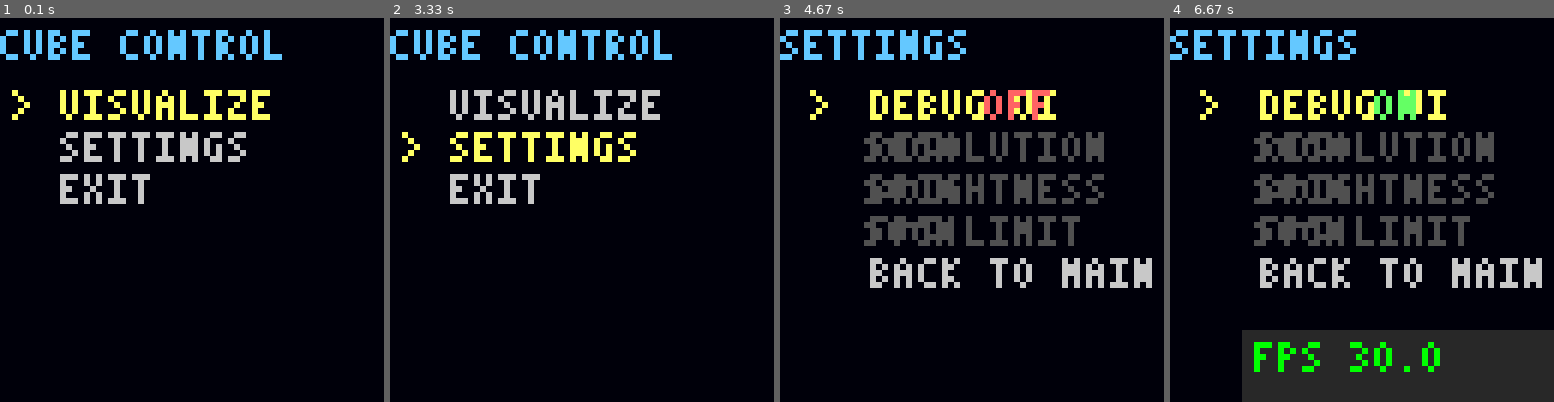
Above: before the commit, frames 1-4 (left to right).
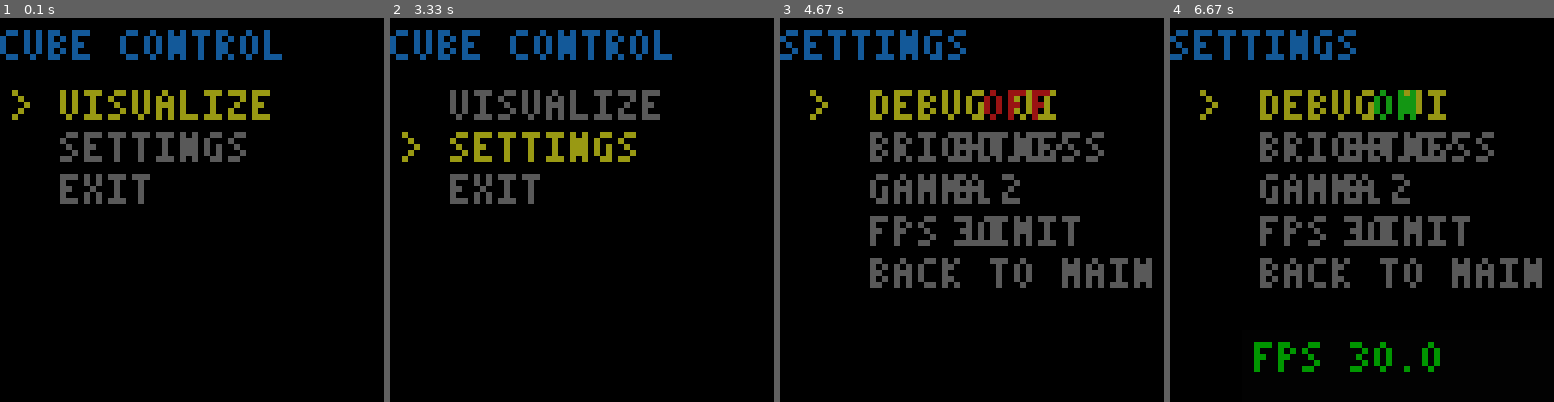
Above: after the commit, the same moments.

Repository: brodykellish/cube
Game: pygame game, started from cube_control.py
Two runs of this game, one before a commit and one after it. Both use one fixed random seed, a clock stepped at 60 frames per second and the inputs below.
Inputs:
- Up to frame 1 (0.1 s): no input
- Up to frame 2 (3.33 s): tap Enter every 0.33 s from 0.33 to 1.33 s; tap Esc at 2.67 s; tap Down at 3 s
- Up to frame 3 (4.67 s): tap Enter at 4.33 s
- Up to frame 4 (6.67 s): tap Down at 4.67 s; tap Left at 5, 5.82 s; tap Space at 5.33 s; tap Up at 5.73, 6.03 s; tap Enter at 6.5 s

The runs differ from the first frame. In frame 1, 6.9% of the frame differs, in the area x 0-74%, y 3-49%; in frame 2, 6.9%; in frame 3, 12%; in frame 4, 27%, in the area x 0-100%, y 3-100%.

Commit message:
Gamma, brightness controls

Diff:
--- a/cube_control.py
+++ b/cube_control.py
@@ -75,11 +75,29 @@
         help="Number of cube panels/faces (1-6, default: 6)"
     )
 
+    parser.add_argument(
+        "--brightness",
+        type=float,
+        default=60.0,
+        help="Default brightness percentage (1-90, default: 60)"
+    )
+
+    parser.add_argument(
+        "--gamma",
+        type=float,
+        default=2.2,
+        help="Default gamma correction value (0.5-3.0, default: 2.2)"
+    )
+
     args = parser.parse_args()
 
-    # Validate num-panels
+    # Validate arguments
     if args.num_panels < 1 or args.num_panels > 6:
         parser.error("--num-panels must be between 1 and 6")
+    if args.brightness < 1 or args.brightness > 90:
+        parser.error("--brightness must be between 1 and 90")
+    if args.gamma < 0.5 or args.gamma > 3.0:
+        parser.error("--gamma must be between 0.5 and 3.0")
 
     # Print startup banner
     print("=" * 60)
@@ -87,6 +105,8 @@
     print("=" * 60)
     print(f"Resolution: {args.width}×{args.height}")
     print(f"Target FPS: {args.fps}")
+    print(f"Default Brightness: {args.brightness}%")
+    print(f"Default Gamma: {args.gamma}")
     print("=" * 60)
     print()
 
@@ -99,7 +119,9 @@
             pinout=args.pinout,
             num_planes=args.num_planes,
             num_address_lines=args.num_address_lines,
-            num_panels=args.num_panels
+            num_panels=args.num_panels,
+            default_brightness=args.brightness,
+            default_gamma=args.gamma
         )
 
         controller.run()
--- a/src/cube/controller.py
+++ b/src/cube/controller.py
@@ -30,7 +30,8 @@
 class CubeController:
     """Main controller for cube menu system with layered display support."""
 
-    def __init__(self, width: int, height: int, fps: int = 30, num_panels: int = 6, **kwargs):
+    def __init__(self, width: int, height: int, fps: int = 30, num_panels: int = 6,
+                 default_brightness: float = 60.0, default_gamma: float = 2.2, **kwargs):
         """
         Initialize cube controller.
 
@@ -39,6 +40,8 @@
             height: Display height in pixels
             fps: Target frames per second
             num_panels: Number of cube panels/faces (1-6)
+            default_brightness: Default brightness percentage (1-90)
+            default_gamma: Default gamma correction value (0.5-3.0)
             **kwargs: Additional arguments passed to display backend
         """
         self.width = width
@@ -46,6 +49,8 @@
         self.target_fps = fps
         self.frame_time = 1.0 / fps
         self.num_panels = num_panels
+        self.default_brightness = default_brightness
+        self.default_gamma = default_gamma
 
         # Create display with 3 layers
         # Layer 0: Menu
@@ -68,6 +73,8 @@
         # Initialize settings (shared state)
         self.settings = {
             'debug_ui': False,  # Show FPS and debug info in shaders
+            'brightness': default_brightness,  # Default brightness
+            'gamma': default_gamma,  # Default gamma
         }
 
         # Initialize menu states
@@ -144,7 +151,9 @@
 
                     # Display volumetric framebuffer directly (bypasses layer system)
                     # Backend handles window resizing (pygame) or slicing (piomatter)
-                    self.display.show_framebuffer(combined_fb)
+                    brightness = self.settings.get('brightness', self.default_brightness)
+                    gamma = self.settings.get('gamma', self.default_gamma)
+                    self.display.show_framebuffer(combined_fb, brightness=brightness, gamma=gamma)
 
                 elif self.in_shader_mode:
                     # Shader mode input handling
@@ -183,7 +192,9 @@
                         self._render_debug_overlay()
 
                     # Display (layered backend handles compositing and rendering)
-                    self.display.show()
+                    brightness = self.settings.get('brightness', self.default_brightness)
+                    gamma = self.settings.get('gamma', self.default_gamma)
+                    self.display.show(brightness=brightness, gamma=gamma)
 
                 else:
                     # Menu mode input handling
@@ -211,12 +222,16 @@
                     if self.settings.get('debug_ui', False):
                         self._render_debug_overlay()
 
-                    self.display.show()
-
-                # Frame rate limiting
+                    brightness = self.settings.get('brightness', self.default_brightness)
+                    gamma = self.settings.get('gamma', self.default_gamma)
+                    self.display.show(brightness=brightness, gamma=gamma)
+
+                # Frame rate limiting (use setting if available)
+                target_fps = self.settings.get('fps_limit', self.target_fps)
+                target_frame_time = 1.0 / target_fps
                 frame_time = time.time() - frame_start
-                if frame_time < self.frame_time:
-                    time.sleep(self.frame_time - frame_time)
+                if frame_time < target_frame_time:
+                    time.sleep(target_frame_time - frame_time)
 
                 # Update FPS (unified for both menu and shader modes)
                 self.frame_count += 1
--- a/src/cube/display/display.py
+++ b/src/cube/display/display.py
@@ -137,18 +137,27 @@
 
         self.layers[index][:, :] = framebuffer
 
-    def show(self):
+    def show(self, brightness: float = 100.0, gamma: float = 1.0):
         """
         Composite layers and display to screen.
 
         This is the main display method that should be called each frame.
         Backend handles all compositing and display-specific logic.
+
+        Args:
+            brightness: Brightness percentage (1-100), default 100
+            gamma: Gamma correction value (0.5-3.0), default 1.0
         """
-        # Backend composites layers and displays
+        # Backend composites layers
         framebuffer = self.backend.compose_layers(self.layers)
+
+        # Apply brightness and gamma corrections
+        framebuffer = self.backend.apply_corrections(framebuffer, brightness, gamma)
+
+        # Display
         self.backend.show_framebuffer(framebuffer)
 
-    def show_framebuffer(self, framebuffer: np.ndarray):
+    def show_framebuffer(self, framebuffer: np.ndarray, brightness: float = 100.0, gamma: float = 1.0):
         """
         Display a complete framebuffer directly (bypassing layer system).
 
@@ -156,7 +165,13 @@
 
         Args:
             framebuffer: Complete framebuffer to display (any size)
+            brightness: Brightness percentage (1-100), default 100
+            gamma: Gamma correction value (0.5-3.0), default 1.0
         """
+        # Apply brightness and gamma corrections
+        framebuffer = self.backend.apply_corrections(framebuffer, brightness, gamma)
+
+        # Display
         self.backend.show_framebuffer(framebuffer)
 
     def handle_events(self) -> dict:
--- a/src/cube/display/display_backend.py
+++ b/src/cube/display/display_backend.py
@@ -46,6 +46,34 @@
 
             # Apply layer pixels where mask is True
             result = np.where(mask, layer, result)
+
+        return result
+
+    def apply_corrections(self, framebuffer: np.ndarray, brightness: float = 100.0, gamma: float = 1.0) -> np.ndarray:
+        """
+        Apply brightness and gamma corrections to framebuffer.
+
+        Args:
+            framebuffer: Input framebuffer
+            brightness: Brightness percentage (1-100)
+            gamma: Gamma correction value (0.5-3.0)
+
+        Returns:
+            Corrected framebuffer
+        """
+        # Convert to float for processing
+        result = framebuffer.astype(np.float32)
+
+        # Apply gamma correction
+        if gamma != 1.0:
+            result = np.power(result / 255.0, gamma) * 255.0
+
+        # Apply brightness scaling
+        if brightness != 100.0:
+            result = result * (brightness / 100.0)
+
+        # Clamp to valid range and convert back to uint8
+        result = np.clip(result, 0, 255).astype(np.uint8)
 
         return result
 
--- a/src/cube/menu/menu_states.py
+++ b/src/cube/menu/menu_states.py
@@ -43,7 +43,7 @@
 
     def render(self, renderer: MenuRenderer):
         """Render main menu."""
-        renderer.clear((0, 0, 10))  # Dark blue background
+        renderer.clear((0, 0, 0))  # black background
 
         # Use fixed scale to ensure text fits on all resolutions
         scale = 1
@@ -111,7 +111,7 @@
 
     def render(self, renderer: MenuRenderer):
         """Render shader browser."""
-        renderer.clear((0, 0, 10))  # Dark blue background
+        renderer.clear((0, 0, 0))  # black background
 
         # Use fixed scale to ensure text fits on all resolutions
         scale = 1
@@ -207,7 +207,7 @@
 
     def render(self, renderer: MenuRenderer):
         """Render camera mode selection menu."""
-        renderer.clear((0, 0, 10))  # Dark blue background
+        renderer.clear((0, 0, 0))  # black background
 
         scale = 1
 
@@ -281,7 +281,7 @@
 
     def render(self, renderer: MenuRenderer):
         """Render visualization mode selection menu."""
-        renderer.clear((0, 0, 10))  # Dark blue background
+        renderer.clear((0, 0, 0))  # black background
 
         scale = 1
 
@@ -359,7 +359,7 @@
 
     def render(self, renderer: MenuRenderer):
         """Render volumetric shader browser."""
-        renderer.clear((0, 0, 10))  # Dark blue background
+        renderer.clear((0, 0, 0))  # black background
 
         scale = 1
 
@@ -445,17 +445,23 @@
         """
         self.settings = settings
         self.options = [
-            ("DEBUG UI", "debug_ui", "toggle"),  # (label, setting_key, type)
-            ("RESOLUTION", None, "stub"),
-            ("BRIGHTNESS", None, "stub"),
-            ("FPS LIMIT", None, "stub"),
-            ("BACK TO MAIN", None, "exit"),
+            ("DEBUG UI", "debug_ui", "toggle", None),  # (label, setting_key, type, slider_params)
+            ("BRIGHTNESS", "brightness", "slider", {"min": 1, "max": 90, "step": 1, "default": 50, "suffix": "%"}),
+            ("GAMMA", "gamma", "slider", {"min": 0.5, "max": 3.0, "step": 0.1, "default": 1.0, "suffix": ""}),
+            ("FPS LIMIT", "fps_limit", "slider", {"min": 15, "max": 60, "step": 5, "default": 30, "suffix": ""}),
+            ("BACK TO MAIN", None, "exit", None),
         ]
         self.selected = 0
 
+        # Initialize default values for sliders if not set
+        for label, setting_key, option_type, params in self.options:
+            if option_type == "slider" and setting_key and params:
+                if setting_key not in self.settings:
+                    self.settings[setting_key] = params["default"]
+
     def render(self, renderer: MenuRenderer):
         """Render settings menu."""
-        renderer.clear((0, 0, 10))  # Dark blue background
+        renderer.clear((0, 0, 0))  # black background
 
         # Use fixed scale to ensure text fits on all resolutions
         scale = 1
@@ -468,14 +474,12 @@
         y_start = 12 * scale
         item_height = 7 * scale
 
-        for i, (label, setting_key, option_type) in enumerate(self.options):
+        for i, (label, setting_key, option_type, params) in enumerate(self.options):
             y = y_start + i * item_height
 
             # Determine color based on state
             if i == self.selected:
                 color = (255, 255, 100)  # Yellow for selected
-            elif option_type == "stub":
-                color = (80, 80, 80)  # Dark gray for stub
             else:
                 color = (200, 200, 200)  # Normal color
 
@@ -488,16 +492,44 @@
             label_x = 15 * scale
             renderer.draw_text(label, label_x, y, color=color, scale=scale)
 
-            # Draw option value (for toggles)
+            # Draw option value based on type
             if option_type == "toggle" and setting_key:
                 value = "ON" if self.settings.get(setting_key, False) else "OFF"
                 value_color = (100, 255, 100) if self.settings.get(setting_key, False) else (255, 100, 100)
                 # Right-align value
                 value_x = renderer.width - 30 * scale
                 renderer.draw_text(value, value_x, y, color=value_color, scale=scale)
-            elif option_type == "stub":
-                stub_x = renderer.width - 50 * scale
-                renderer.draw_text("SOON", stub_x, y, color=(80, 80, 80), scale=scale)
+            elif option_type == "slider" and setting_key and params:
+                # Draw slider bar and value
+                current_value = self.settings.get(setting_key, params["default"])
+
+                # Draw value text
+                if isinstance(current_value, float):
+                    value_text = f"{current_value:.1f}{params['suffix']}"
+                else:
+                    value_text = f"{current_value}{params['suffix']}"
+
+                value_x = renderer.width - 35 * scale
+                renderer.draw_text(value_text, value_x, y, color=(200, 200, 200), scale=scale)
+
+                # Draw slider bar below label (if selected)
+                if i == self.selected:
+                    bar_y = y + 4 * scale
+                    bar_x = 15 * scale
+                    bar_width = renderer.width - 40 * scale
+                    bar_height = 2 * scale
+
+                    # Background bar
+                    renderer.draw_rect(bar_x, bar_y, bar_width, bar_height, color=(50, 50, 50), filled=True)
+
+                    # Calculate filled portion
+                    value_range = params["max"] - params["min"]
+                    normalized = (current_value - params["min"]) / value_range
+                    filled_width = int(bar_width * normalized)
+
+                    # Filled bar
+                    if filled_width > 0:
+                        renderer.draw_rect(bar_x, bar_y, filled_width, bar_height, color=(100, 200, 255), filled=True)
 
     def handle_input(self, key: Optional[str]) -> Optional[str]:
         """Handle settings menu input."""
@@ -505,15 +537,37 @@
             self.selected = max(0, self.selected - 1)
         elif key == 'down':
             self.selected = min(len(self.options) - 1, self.selected + 1)
+        elif key in ('left', 'right'):
+            # Handle slider adjustment
+            label, setting_key, option_type, params = self.options[self.selected]
+
+            if option_type == "slider" and setting_key and params:
+                current_value = self.settings.get(setting_key, params["default"])
+                step = params["step"]
+
+                if key == 'left':
+                    new_value = current_value - step
+                else:  # right
+                    new_value = current_value + step
+
+                # Clamp to min/max
+                new_value = max(params["min"], min(params["max"], new_value))
+
+                # Round to step precision (handle floating point)
+                if isinstance(step, float):
+                    new_value = round(new_value / step) * step
+                    new_value = round(new_value, 1)  # Round to 1 decimal place
+
+                self.settings[setting_key] = new_value
+
         elif key == 'enter':
-            label, setting_key, option_type = self.options[self.selected]
+            label, setting_key, option_type, params = self.options[self.selected]
 
             if option_type == "exit":
                 return 'main'
             elif option_type == "toggle" and setting_key:
                 # Toggle the setting
                 self.settings[setting_key] = not self.settings.get(setting_key, False)
-            # Other types not yet implemented
 
         elif key in ('back', 'escape'):
             return 'main'
